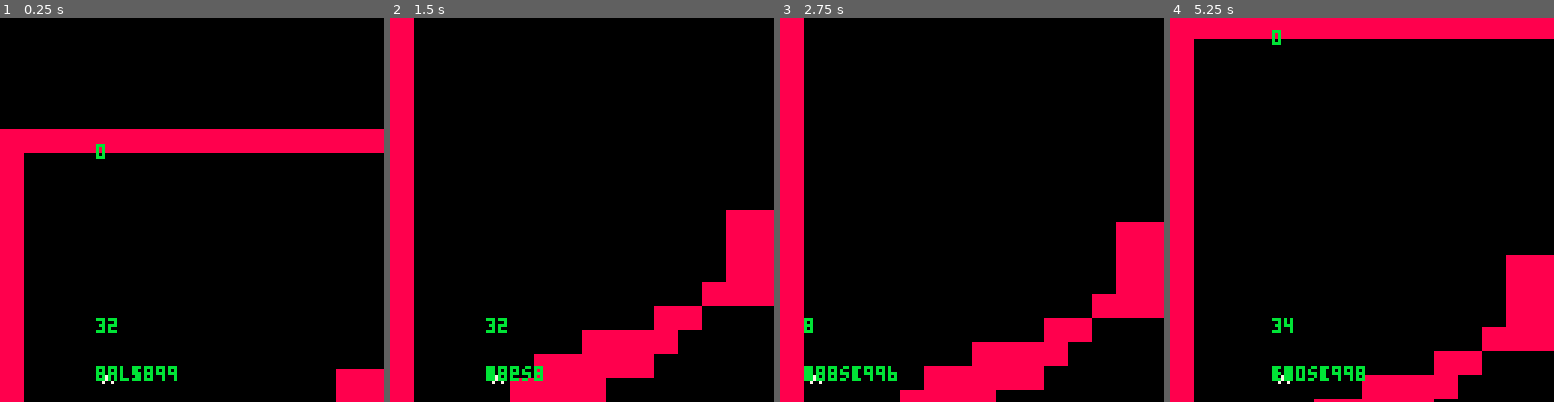
Above: before the commit, frames 1-4 (left to right).
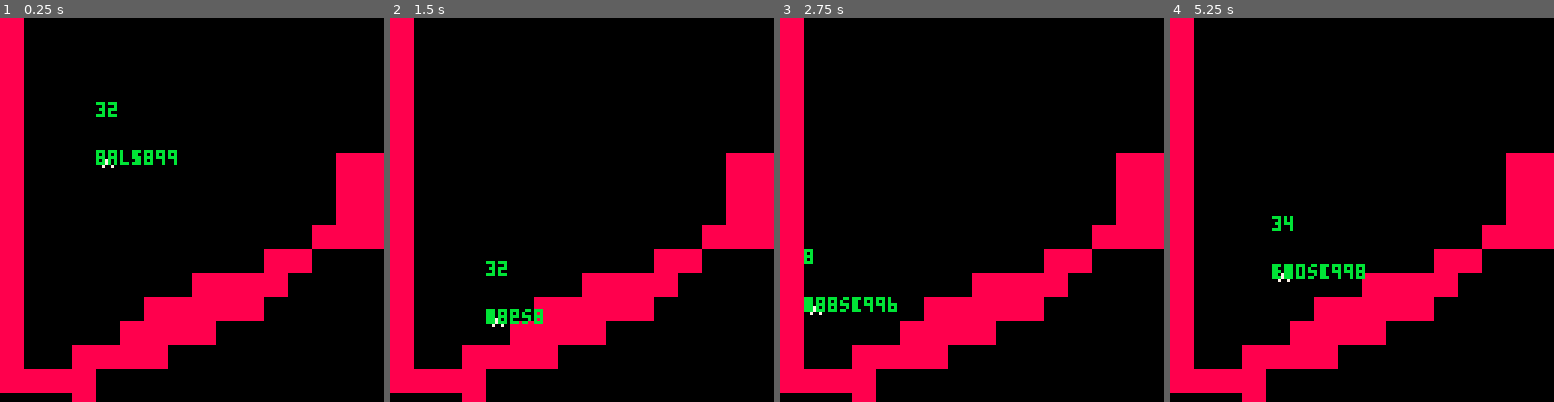
Above: after the commit, the same moments.

Repository: pratik2709/anotherPlatformer
Game: PICO-8 cartridge player.p8
Two runs of this game, one before a commit and one after it. Both use one fixed random seed, a clock stepped at 60 frames per second and the inputs below.
Inputs:
- Up to frame 1 (0.25 s): no input
- Up to frame 2 (1.5 s): tap O (Z key) at 0.33, 0.7, 1.43 s
- Up to frame 3 (2.75 s): hold Left 1.97-2.37 s; tap O (Z key) at 2.22 s
- Up to frame 4 (5.25 s): hold Right 2.87-3.53 s; tap O (Z key) at 3.1, 3.98, 4.87 s; hold Right 4.13-4.53 s; hold Left from 5.13 s (still down)

The runs differ from the first frame. In frame 1, 22% of the frame differs, in the area x 0-100%, y 0-100%; in frame 2, 19%; in frame 3, 20%; in frame 4, 25%.

Commit message:
bounds for y axis camera fixed

Diff:
--- a/player.p8
+++ b/player.p8
@@ -37,17 +37,29 @@
 --offsetminx = 0
 -- no idea why subtract from world width
  self.x=playerx-self.mapwidth
- self.y=playery-(self.mapheight+100)
+ self.y=playery-(self.mapheight*2)
  -- these sonditions are so that camera doesnt go out
  --of bounds. 16 is length of map u are currently viewing
  --in the viewport
+ -- leftmost bound for x
  if self.x<0 then
   self.x=0
  end
 
+ if self.y<0 then
+  self.y=0
+ end
+
+--right-most bound for x
  if self.x>(self.mapwidth-16)*8 then
    self.x = (self.mapwidth-16)*8
  end
+
+ if self.y>(self.mapheight+19) then
+  --19 is the lowest point
+   self.y = self.mapheight+19
+ end
+
  camera(self.x,self.y)
 end
 
